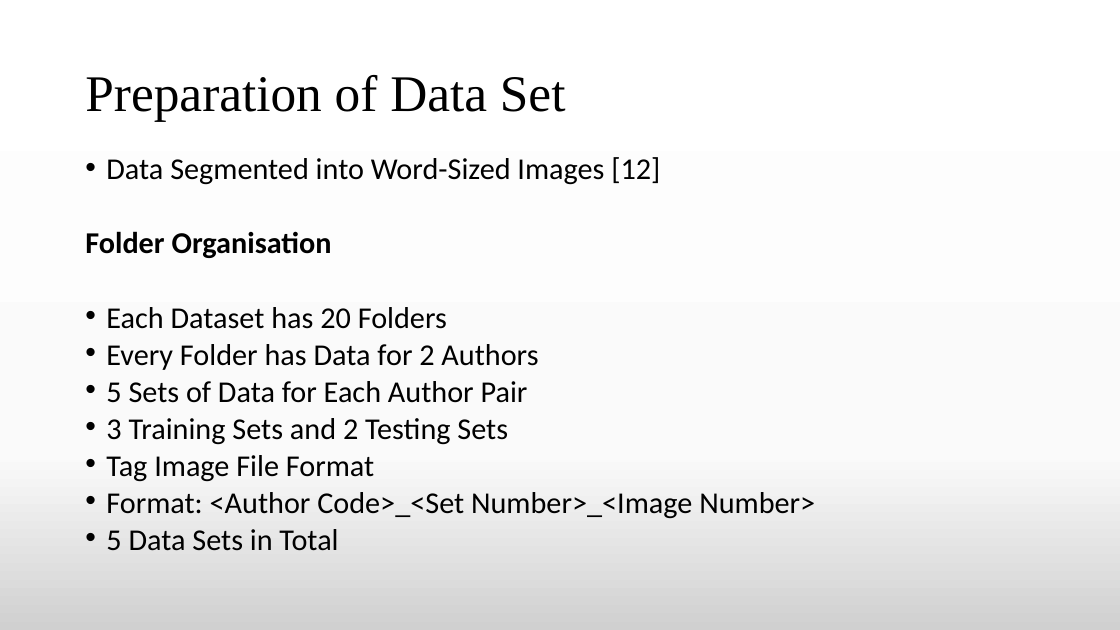
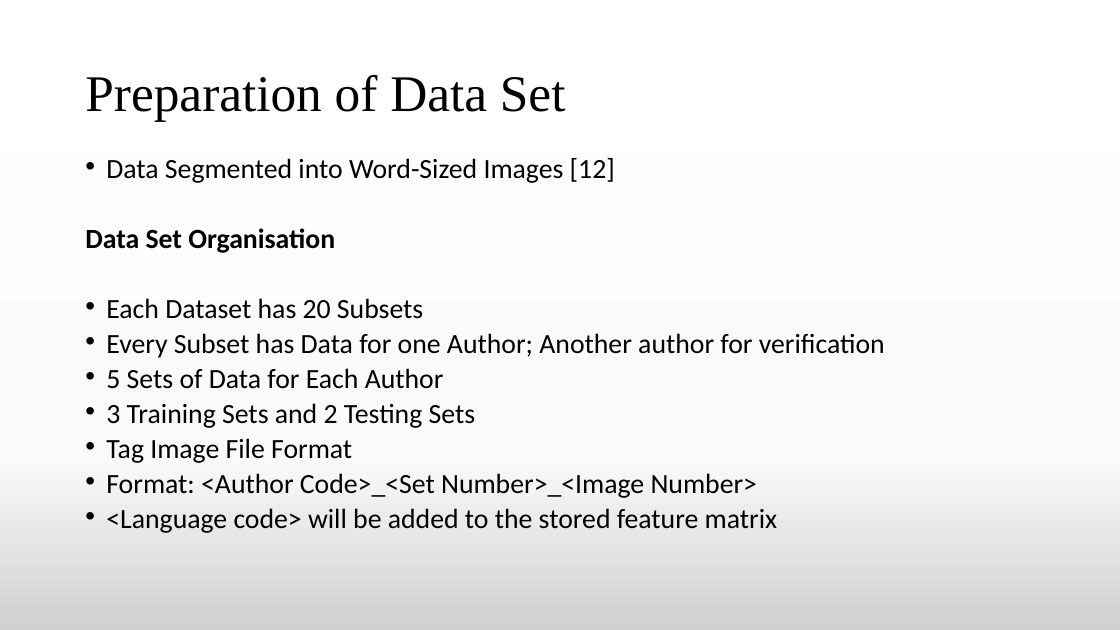
Before and after one commit to TheAnonymousMan/local-language-recognition-gcelt-class-2021, a slide deck: slide 13 of Documentation/4th Year Project Presentation.pptx. Drawn at 1120x630 pixels with LibreOffice and Linux fonts; fonts in the diff are those of the drawing. Boxes give left, top, right and bottom in pixels: in the first picture for what was removed or moved away, otherwise in the second. Text is boxed around its words. In the diff, an @@ line names an element or a change of style, - is before the commit and + after.

```diff
--- a/Documentation/4th Year Project Presentation.pptx
+++ b/Documentation/4th Year Project Presentation.pptx
@@ text at (106, 158, 758, 498): size 25.9 to 23.8 pt in "Data Segmented into Word-Sized Images [12]", "3 Training Sets and 2 Testing Sets", "Tag Image File Format", "Format: <Author Code>_<Set Number>_<Image Number>" @@
@@ text at (85, 228, 885, 389): text changed; size 25.9 to 23.8 pt @@
-Folder Organisation
-• Each Dataset has 20 Folders
-• Every Folder has Data for 2 Authors
-• 5 Sets of Data for Each Author Pair
+Data Set Organisation
+• Each Dataset has 20 Subsets
+• Every Subset has Data for one Author; Another author for verification
+• 5 Sets of Data for Each Author
@@ text at (106, 508, 778, 533): text changed; size 25.9 to 23.8 pt @@
-• 5 Data Sets in Total
+• <Language code> will be added to the stored feature matrix
```
Also in this commit, not shown: 4 other slides changed, 2 slides added, 1 slide removed.
